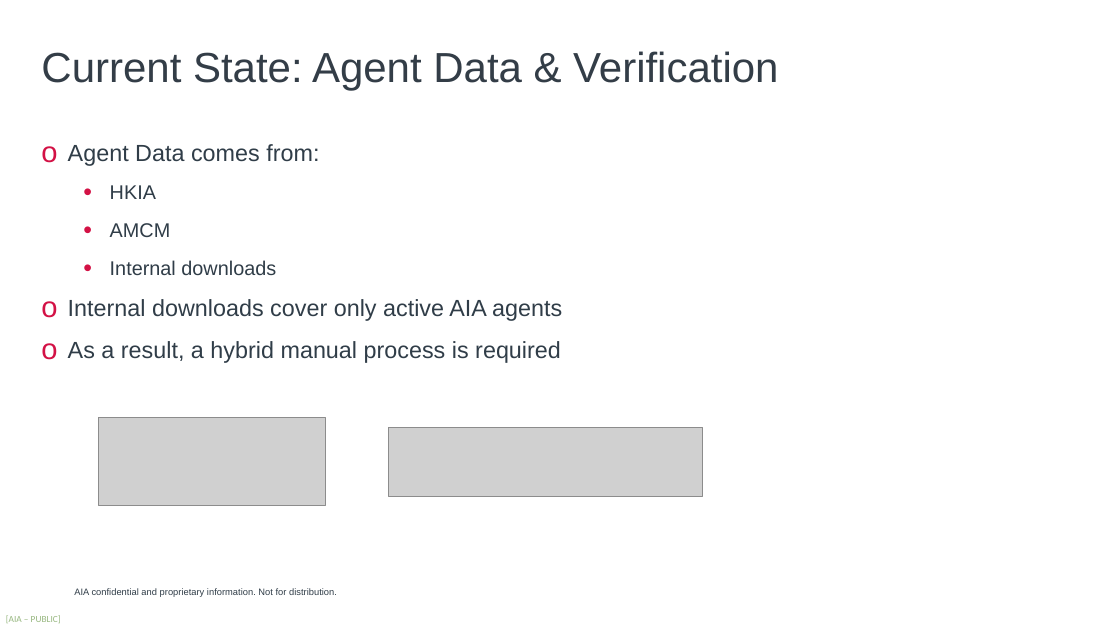
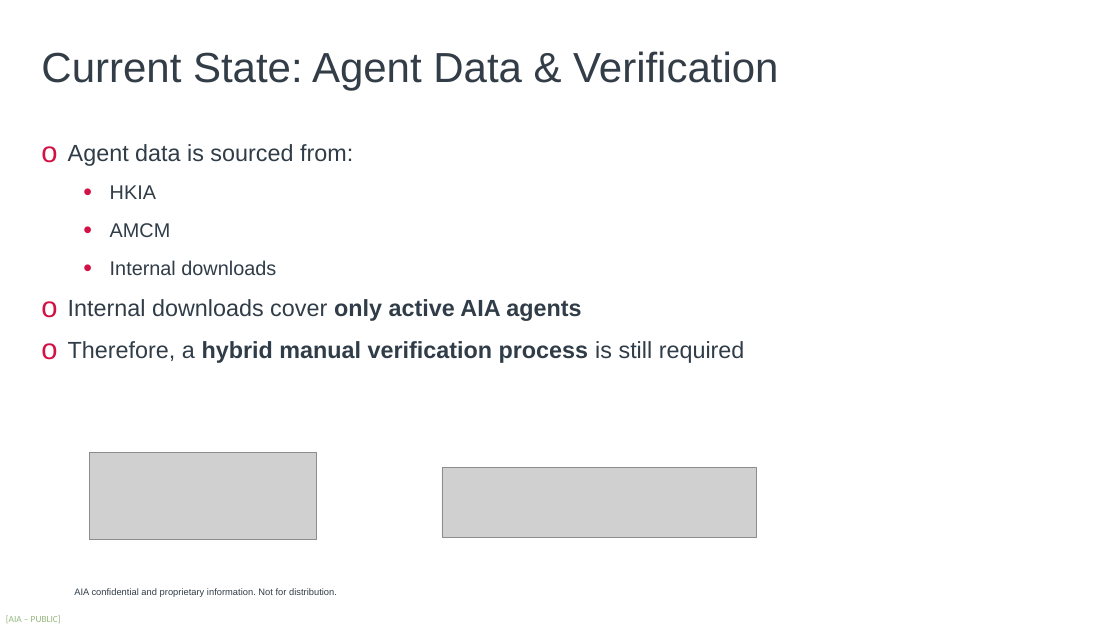
Before and after one commit to harrysokool/AIA-work, a slide deck: slide 2 of powerpoint/fetch_agent-draft.pptx. Drawn at 1120x630 pixels with LibreOffice and Linux fonts; fonts in the diff are those of the drawing; grey boxes stand for pictures; background and template pictures are left out. Boxes give left, top, right and bottom in pixels: in the first picture for what was removed or moved away, otherwise in the second. Text is boxed around its words. In the diff, an @@ line names an element or a change of style, - is before the commit and + after.

```diff
--- a/powerpoint/fetch_agent-draft.pptx
+++ b/powerpoint/fetch_agent-draft.pptx
@@ text at (68, 144, 353, 166): text changed @@
-o Agent Data comes from:
+o Agent data is sourced from:
@@ text at (68, 299, 581, 321): bold on in "only active AIA agents" @@
@@ text at (68, 341, 745, 363): text changed; bold on @@
-o As a result, a hybrid manual process is required
+o Therefore, a hybrid manual verification process is still required
@@ picture: place and size @@
-picture at (99, 418, 326, 505)
+picture at (89, 453, 316, 540)
@@ picture: place and size @@
-picture at (389, 427, 703, 496)
+picture at (442, 468, 756, 537)
```
Also in this commit, not shown: 5 other slides changed, 3 slides added, 1 other file.
